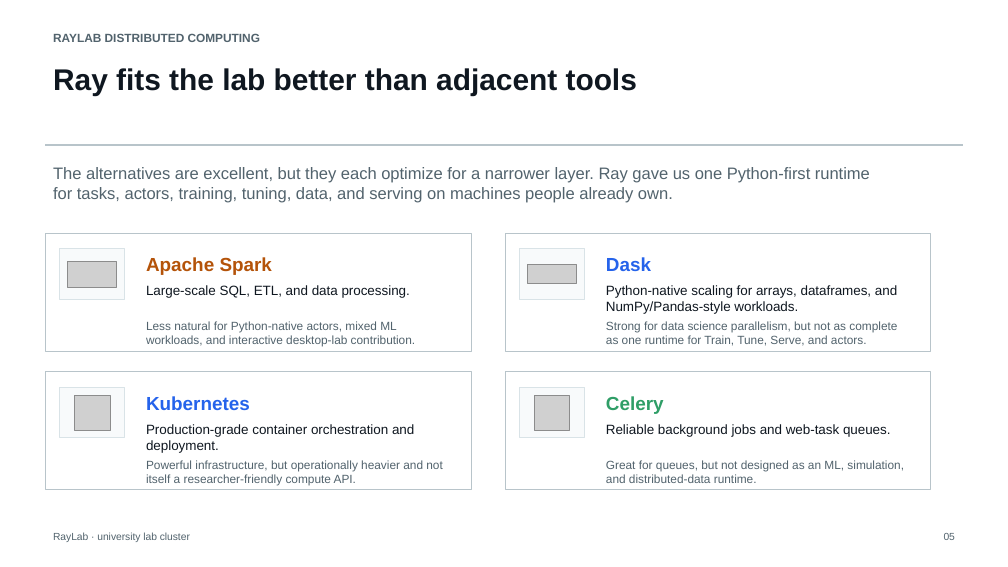
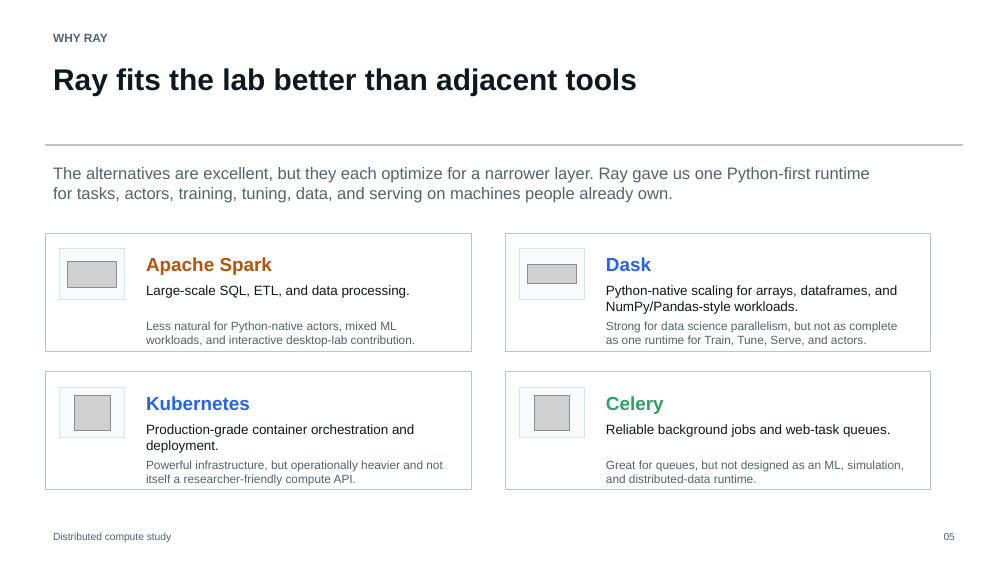
Before and after one commit to pianistprogrammer/RayLab, a slide deck: slide 5 of presentation/RayLab_Distributed_Computing_University_Talk.pptx. Drawn at 1008x567 pixels with LibreOffice and Linux fonts; fonts in the diff are those of the drawing; grey boxes stand for pictures. Boxes give left, top, right and bottom in pixels: in the first picture for what was removed or moved away, otherwise in the second. Text is boxed around its words. In the diff, an @@ line names an element or a change of style, - is before the commit and + after.

```diff
--- a/presentation/RayLab_Distributed_Computing_University_Talk.pptx
+++ b/presentation/RayLab_Distributed_Computing_University_Talk.pptx
@@ text at [53,34,108,42]: text changed @@
-RAYLAB DISTRIBUTED COMPUTING
+WHY RAY
@@ text at [53,532,171,542]: text changed @@
-RayLab · university lab cluster
+Distributed compute study
```
Also in this commit, not shown: 9 other slides changed, 3 slides added, 34 other files.
